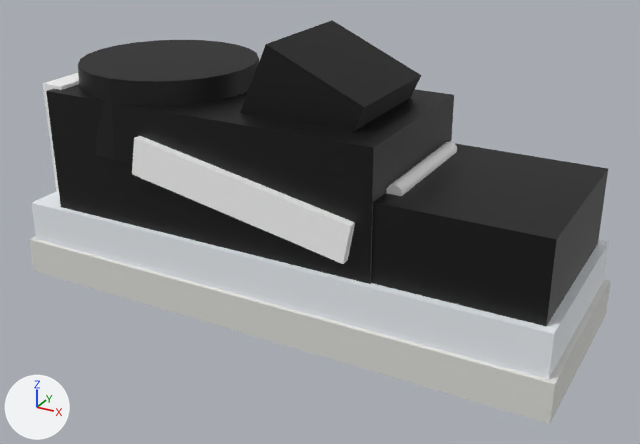
A saved change to the glTF model frontend/public/assets/models/puma-suede-xl.glb.
The view is the same before and after, from a camera (50 mm lens) standing at (0.208, -0.362, 0.223) and looking at (0.012, -0.006, 0.045). Every picture has the same lights, and +X, +Y and +Z are marked at lower left. The older version comes first. Where no turn or scale is listed for an object, it has been applied to the vertices. Vertices at exactly the same position are counted once.

Objects in the first picture: 'puma-suede-xl-generico'.
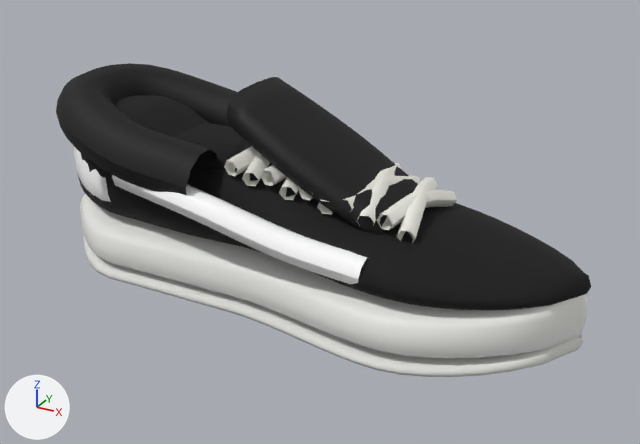
What the commit changed:
Material 'cordon-a-0' (mat_cordon_a_0) is new.
Its base color is (0.797, 0.797, 0.732) (white #e7e7de).
Its roughness is 0.75.
Material 'cuello-acolchado' (mat_cuello_acolchado) is new.
Its base color is (0.000848, 0.000848, 0.000848) (black #030303).
Its roughness is 0.72.
Material 'onda-lateral' (mat_onda_lateral) is new.
Its base color is (1.0, 1.0, 1.0) (white #ffffff).
Material 'forro-interno' (mat_forro_interno) is new.
Its base color is (0.00124, 0.00137, 0.00164) (black #040505).
Its roughness is 0.92.
me_sneaker_generico is used by ob_puma_suede_xl_generico; location (0.0, 0.0, 0.0689).
me_sneaker_generico had 180 vertices, 312 faces and spanned x -0.145..0.145, y -0.052..0.052, z -0.069..0.069.
me_sneaker_generico now has 3714 vertices, 7232 faces and spans x -0.145..0.145, y -0.054..0.054, z -0.055..0.055.
me_sneaker_generico part 1: the loose piece of 50 vertices spanning x -0.129..-0.032, y -0.048..0.048, z 0.006..0.047 is rebuilt with 250 vertices and now spans x -0.145..-0.035, y -0.054..0.054, z 0.001..0.05, in mat_cuello_acolchado (black #030303).
me_sneaker_generico part 2: the loose piece of 8 vertices spanning x -0.145..0.145, y -0.052..0.052, z -0.069..-0.05 is rebuilt with 650 vertices and now spans x -0.145..0.145, y -0.054..0.054, z -0.055..-0.04.
me_sneaker_generico part 3: the loose piece of 8 vertices spanning x -0.142..0.142, y -0.049..0.049, z -0.052..-0.028 is rebuilt with 650 vertices and now spans x -0.145..0.145, y -0.053..0.053, z -0.049..-0.016.
me_sneaker_generico part 4: the loose piece of 8 vertices spanning x -0.026..0.047, y -0.031..0.031, z -0.007..0.069 is rebuilt with 146 vertices and now spans x -0.028..0.054, y -0.031..0.031, z -0.01..0.055.
me_sneaker_generico part 5: the loose piece of 8 vertices spanning x -0.124..0.059, y -0.046..0.046, z -0.031..0.035 is rebuilt with 758 vertices and now spans x -0.145..0.145, y -0.049..0.049, z -0.027..0.037.
me_sneaker_generico part 6: the loose piece of 8 vertices spanning x -0.068..0.051, y -0.05..-0.044, z -0.019..0.021 is rebuilt with 136 vertices and now spans x -0.085..0.055, y -0.052..-0.032, z -0.019..0.017, in mat_onda_lateral (white #ffffff).
me_sneaker_generico part 7: 82 vertices removed from x -0.131..0.137, y -0.045..0.045, z -0.03..0.037; 988 vertices added at x -0.145..0.071, y -0.039..0.039, z -0.021..0.029.
Other edits to the shape of me_sneaker_generico do not show in these pictures.
me_sneaker_generico no longer uses material mat_cuello (black #030303).
me_sneaker_generico no longer uses material mat_panel_ext (white #ffffff).
me_sneaker_generico no longer uses material mat_cordon_1 (white #ffffff).
me_sneaker_generico gains material mat_forro_interno (black #040505).
me_sneaker_generico gains material mat_cuello_acolchado (black #030303).
me_sneaker_generico gains material mat_onda_lateral (white #ffffff).
me_sneaker_generico gains material mat_cordon_a_0 (white #e7e7de).
Object 'puma-suede-xl-generico' (ob_puma_suede_xl_generico) moves from (0.0, 0.0, 0.0689) to (0.0, 0.0, 0.055).

Pixel boxes [x1, y1, x2, y2] of what changed, in the pictures (640 x 444 px):
'puma-suede-xl-generico', reshaped, moved (8% narrower, 22% shorter)
    before: [29, 20, 611, 424]
    after: [56, 63, 591, 377]
part 1 of me_sneaker_generico, rebuilt
    before: [78, 40, 259, 163]
    after: [56, 63, 238, 195]
part 2 of me_sneaker_generico, rebuilt
    before: [29, 236, 611, 424]
    after: [83, 236, 584, 377]
part 3 of me_sneaker_generico, rebuilt
    before: [31, 191, 609, 380]
    after: [80, 194, 588, 358]
part 4 of me_sneaker_generico, rebuilt
    before: [240, 20, 421, 132]
    after: [227, 77, 418, 235]
part 5 of me_sneaker_generico, rebuilt
    before: [46, 84, 454, 284]
    after: [78, 95, 591, 310]
part 6 of me_sneaker_generico, rebuilt
    before: [132, 136, 355, 264]
    after: [112, 175, 367, 284]
part 7 of me_sneaker_generico, cut back
    before: [43, 73, 608, 326]
    after: [74, 123, 457, 243]
